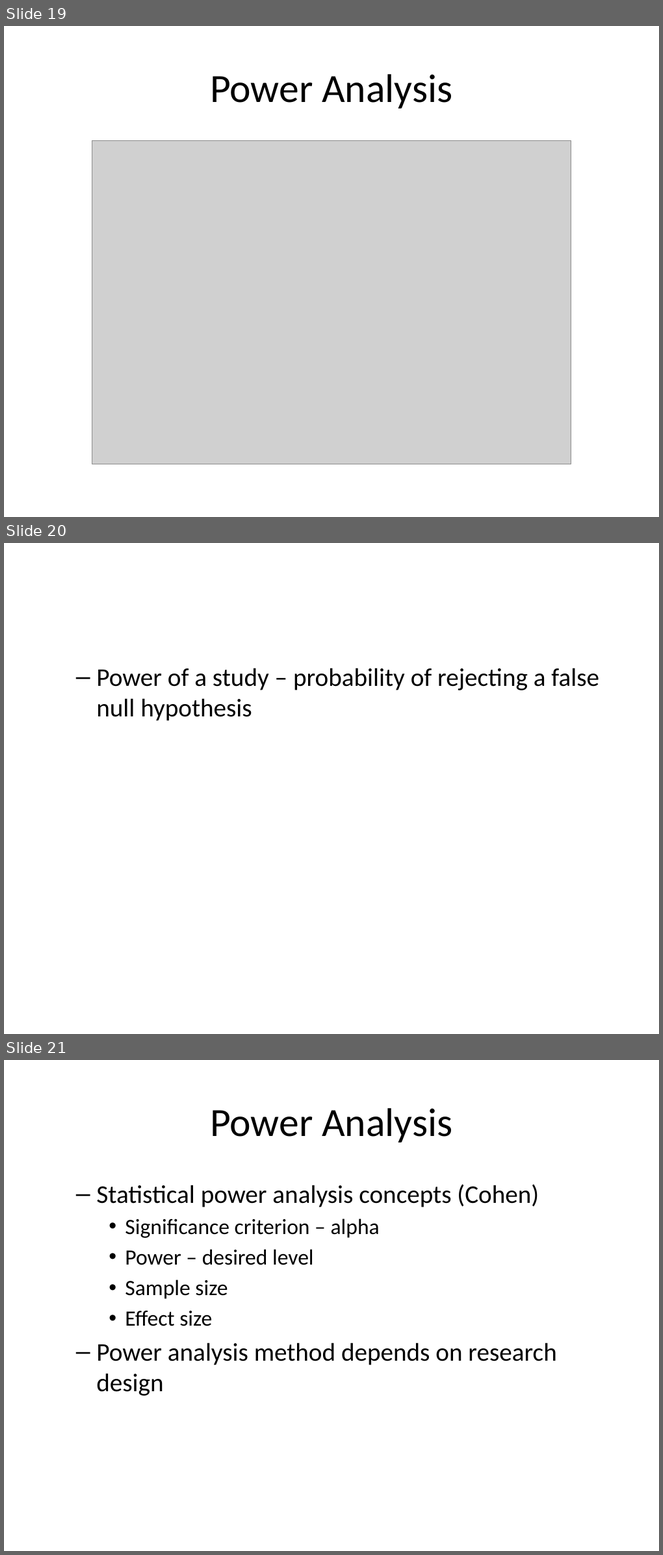
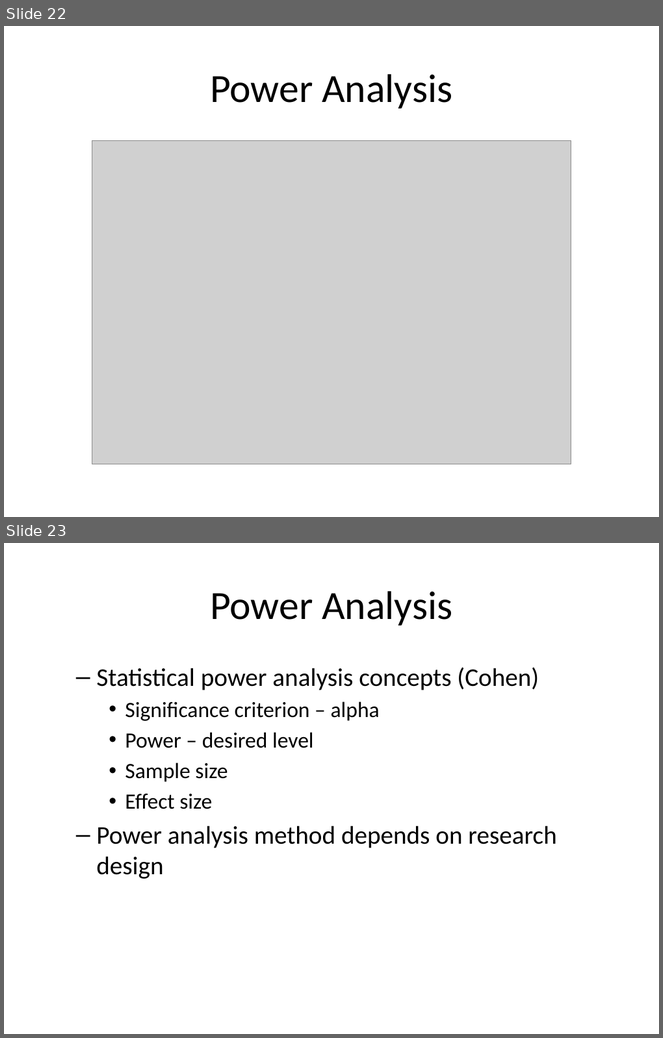
Before and after one commit to classes-medb/5510, a slide deck: doc/video-12-data-analysis.pptx. Shown one above the other, each under a label of ours: slides 19, 20 and 21 before the commit, slides 22 and 23 after it. The pictures are 663x1555 and 663x1038 pixels, drawn with LibreOffice and Linux fonts; fonts in the diff are those of the drawing; grey boxes stand for pictures. Boxes give left, top, right and bottom in pixels: in the first picture for what was removed or moved away, otherwise in the second. Text is boxed around its words. In the diff, an @@ line names an element or a change of style, - is before the commit and + after.

```diff
--- a/doc/video-12-data-analysis.pptx
+++ b/doc/video-12-data-analysis.pptx
@@ slide 20 removed at (4,543,659,1034), background #FFFFFF @@
@@ text removed at (96,668,599,721) @@
-  – Power of a study – probability of rejecting a false null hypothesis
@@ what was slide 19 is now slide 22 @@
@@ what was slide 21 is now slide 23 @@
```
Also in this commit, not shown: 4 slides changed, 4 slides added, 3 other slides removed, 1 other file.
